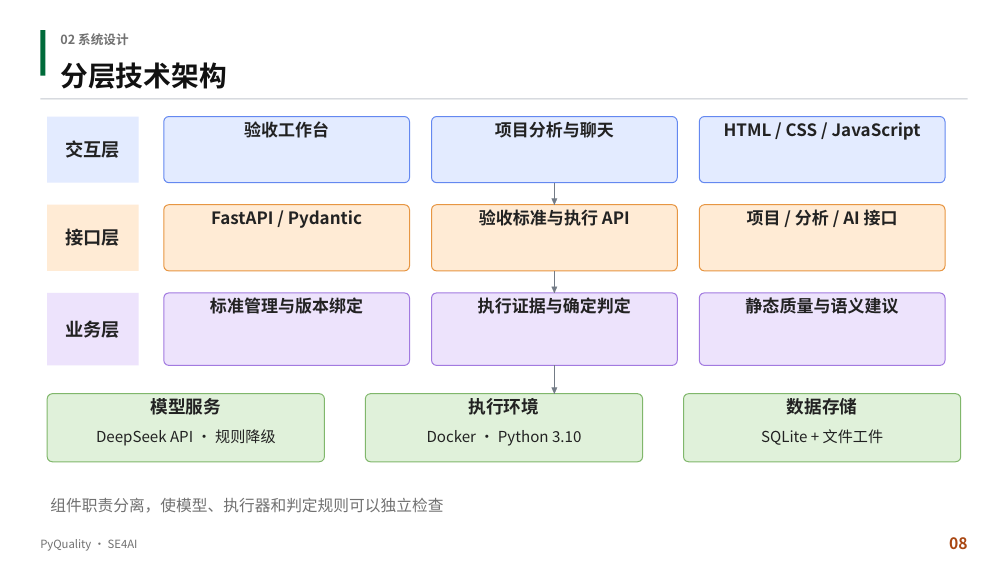
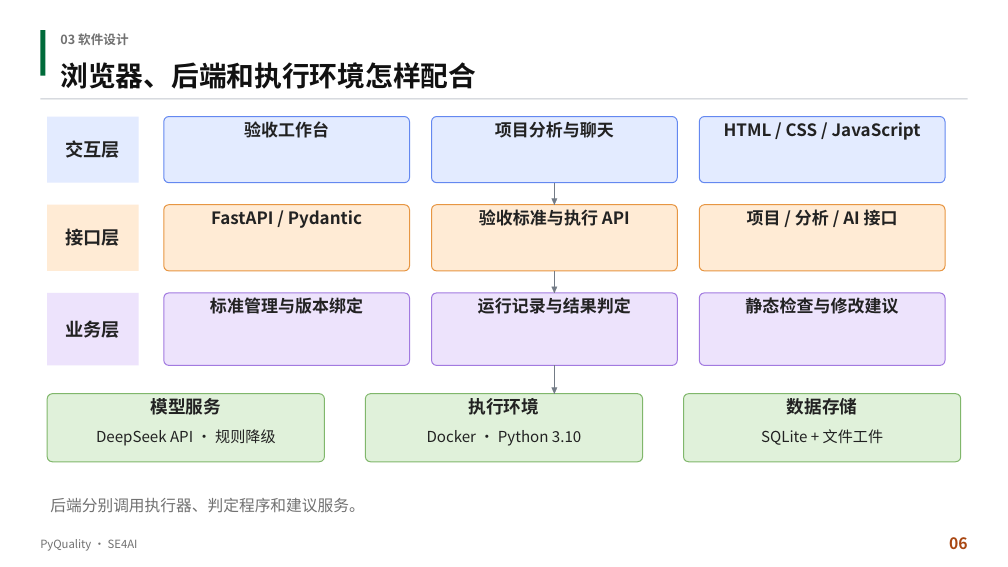
Before and after one commit to aCuttlefish/PyQuality, a slide deck: slide 6 of course-delivery/docs/汇报与实机演示/PyQuality_终期汇报.pptx (slide 8 before the commit). Drawn at 1008x567 pixels with LibreOffice and Linux fonts; fonts in the diff are those of the drawing. Boxes give left, top, right and bottom in pixels: in the first picture for what was removed or moved away, otherwise in the second. Text is boxed around its words. In the diff, an @@ line names an element or a change of style, - is before the commit and + after.

```diff
--- a/course-delivery/docs/汇报与实机演示/PyQuality_终期汇报.pptx
+++ b/course-delivery/docs/汇报与实机演示/PyQuality_终期汇报.pptx
@@ text at (60,33,128,45): text changed @@
-02 系统设计
+03 软件设计
@@ text at (60,62,476,89): text changed @@
-分层技术架构
+浏览器、后端和执行环境怎样配合
@@ text at (478,297,631,314): text changed @@
-执行证据与确定判定
+运行记录与结果判定
@@ text at (745,297,898,314): text changed @@
-静态质量与语义建议
+静态检查与修改建议
@@ text at (50,498,364,512): text changed @@
-组件职责分离，使模型、执行器和判定规则可以独立检查
+后端分别调用执行器、判定程序和建议服务。
```
Also in this commit, not shown: 9 other slides changed, 6 slides added, 28 slides removed, 4 other files.
